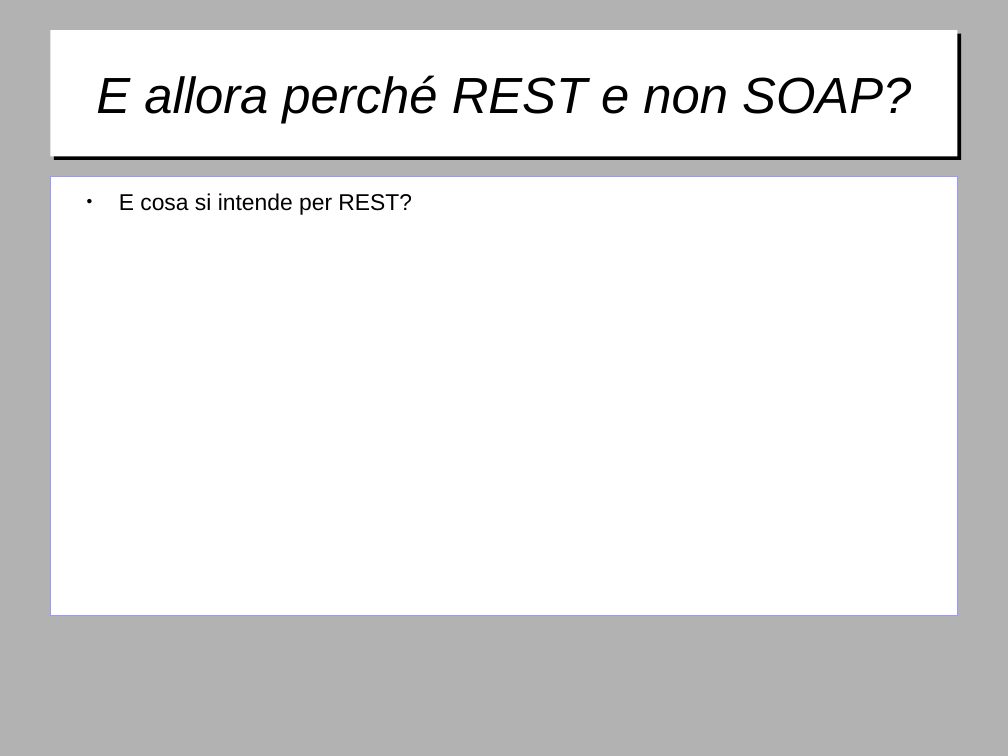
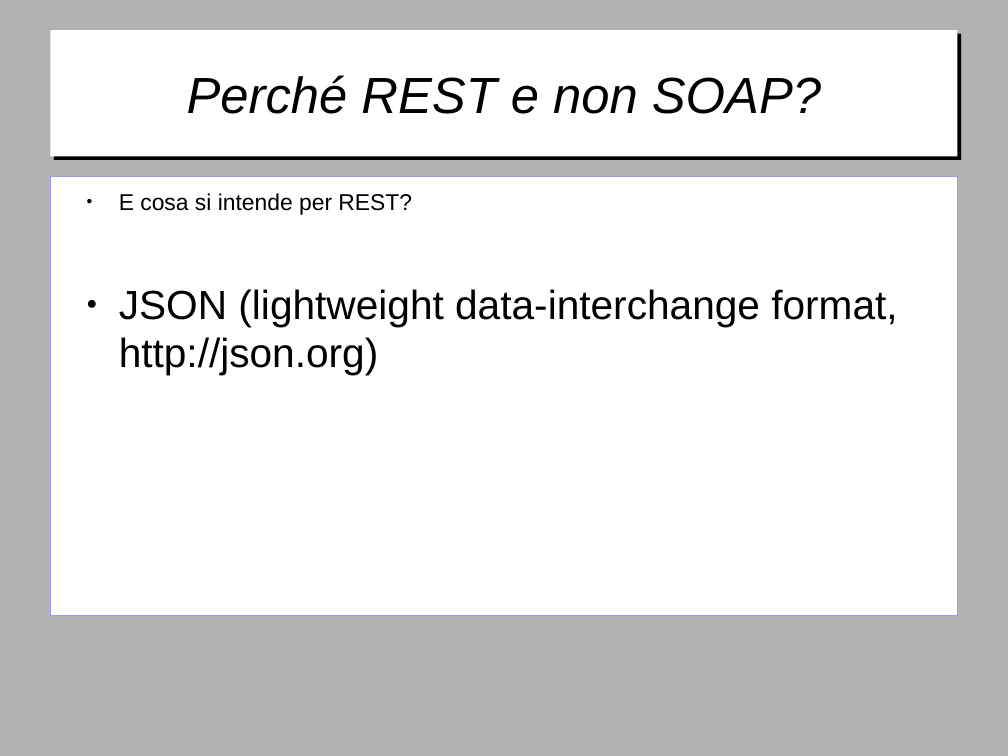
Before and after one commit to gitfer/ARXCourse, a slide deck: slide 16 of ARXCourse.odp (slide 14 before the commit). Drawn at 1008x756 pixels with LibreOffice and Linux fonts; fonts in the diff are those of the drawing; background and template pictures are left out. Boxes give left, top, right and bottom in pixels: in the first picture for what was removed or moved away, otherwise in the second. Text is boxed around its words. In the diff, an @@ line names an element or a change of style, - is before the commit and + after.

```diff
--- a/ARXCourse.odp
+++ b/ARXCourse.odp
@@ title at (187, 75, 821, 114): text changed @@
-E allora perché REST e non SOAP?
+Perché REST e non SOAP?
@@ text at (119, 289, 897, 375): paragraph added @@
+● JSON (lightweight data-interchange format, http://json.org)
```
Also in this commit, not shown: 8 other slides changed, 11 slides added, 3 other files.
